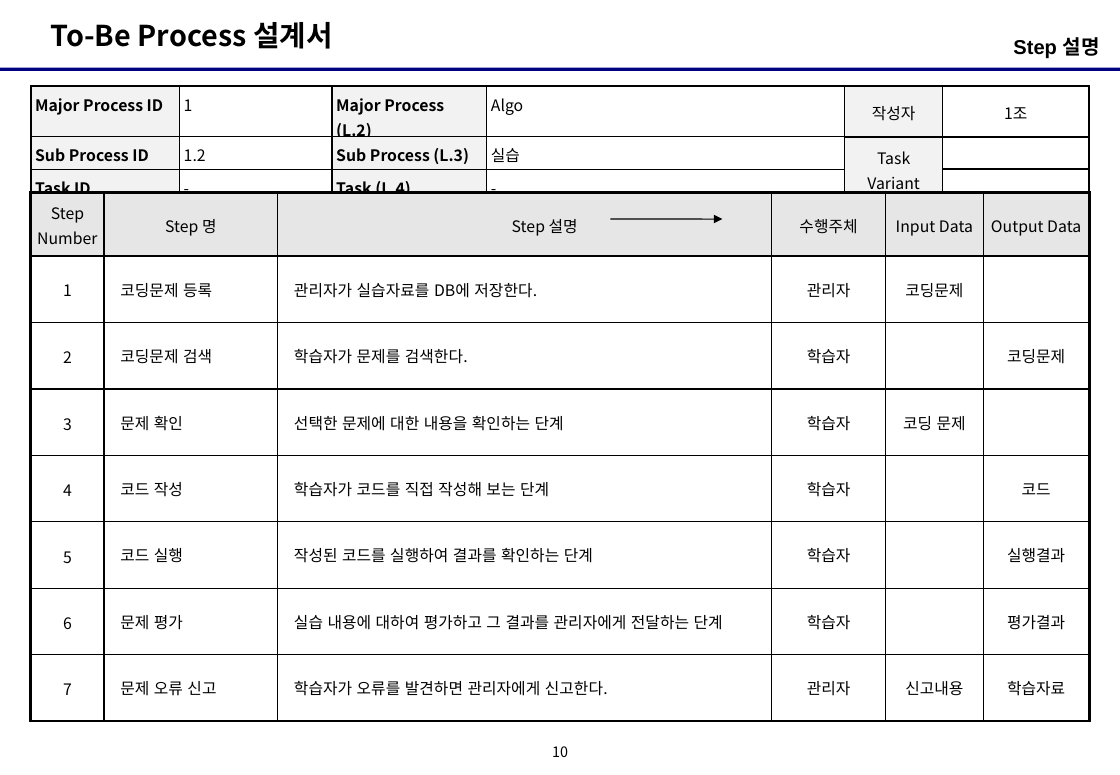
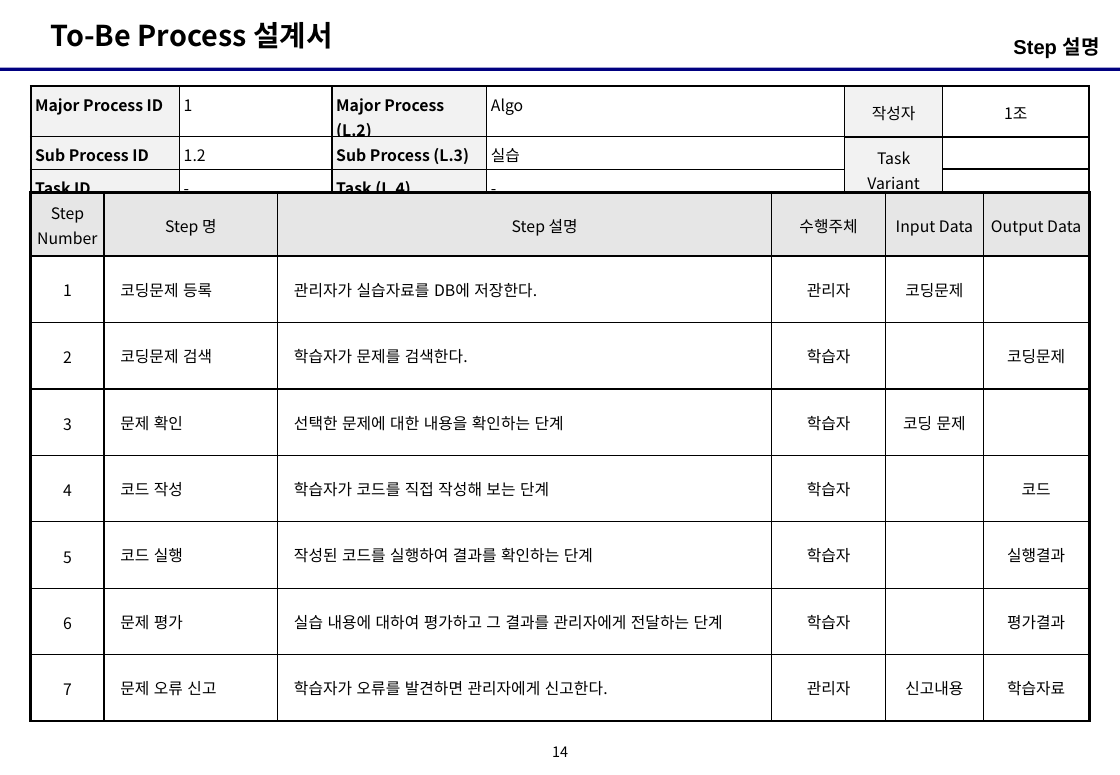
Before and after one commit to Uginim/JavaSWEngineeringCourse, a slide deck: slide 14 of documents/팀프로젝트/팀구성_개발일정_DB설계/프로세스설계서_200219_1221.pptx (slide 10 before the commit). Drawn at 1120x775 pixels with LibreOffice and Linux fonts; fonts in the diff are those of the drawing. Boxes give left, top, right and bottom in pixels: in the first picture for what was removed or moved away, otherwise in the second. Text is boxed around its words. In the diff, an @@ line names an element or a change of style, - is before the commit and + after.

```diff
--- a/documents/팀프로젝트/팀구성_개발일정_DB설계/프로세스설계서_200219_1221.pptx
+++ b/documents/팀프로젝트/팀구성_개발일정_DB설계/프로세스설계서_200219_1221.pptx
@@ arrow removed from (610, 219) to (723, 219) @@
@@ page number at (552,746,568,757): text changed @@
-10
+14
```
Also in this commit, not shown: 5 other slides changed, 4 slides added, 4 other files.
